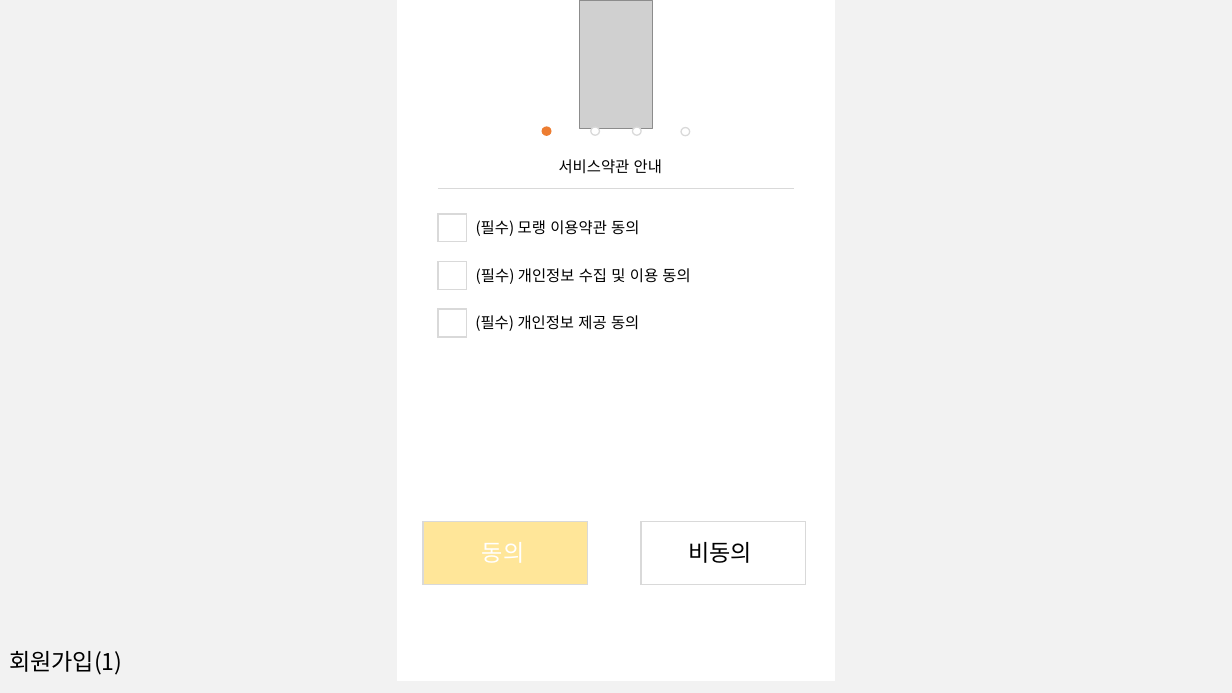
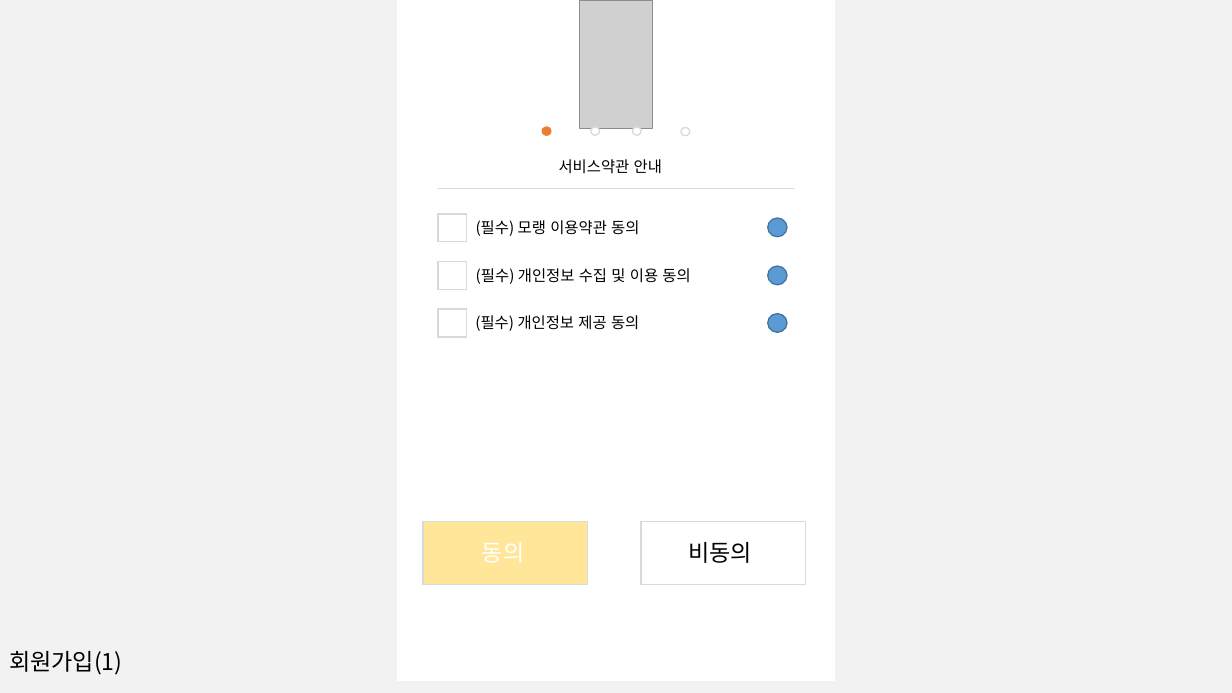
Before and after one commit to What-The-Pork/meeting-log, a slide deck: slide 1 of image/login/회원관리페이지.pptx. Drawn at 1232x693 pixels with LibreOffice and Linux fonts; fonts in the diff are those of the drawing; grey boxes stand for pictures. Boxes give left, top, right and bottom in pixels: in the first picture for what was removed or moved away, otherwise in the second. Text is boxed around its words. In the diff, an @@ line names an element or a change of style, - is before the commit and + after.

```diff
--- a/image/login/회원관리페이지.pptx
+++ b/image/login/회원관리페이지.pptx
@@ ellipse added at (768,218,787,237), fill #5B9BD5, outline #43739E 1 pt @@
@@ ellipse added at (768,266,787,285), fill #5B9BD5, outline #43739E 1 pt @@
@@ ellipse added at (768,313,787,332), fill #5B9BD5, outline #43739E 1 pt @@
```
Also in this commit, not shown: 2 other slides changed, 4 slides added.
